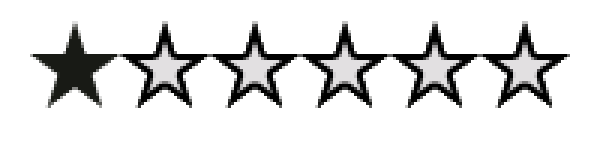
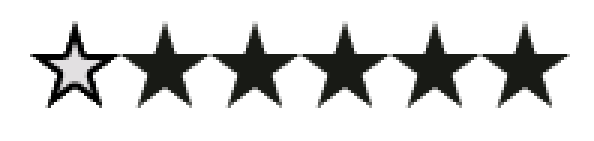
Two versions of the same layered image (w=594, h=141). Layer-by-layer changes:
hid "Layer 1 copy 5" over [390, 21, 480, 108]
hid "Layer 1 copy 4" over [300, 21, 390, 108]
hid "Layer 1 copy 3" over [210, 21, 300, 108]
hid "Layer 1 copy 2" over [120, 21, 210, 108]
hid "Layer 1" over [480, 21, 570, 108]
showed "Layer 1 copy" over [30, 21, 120, 108]
